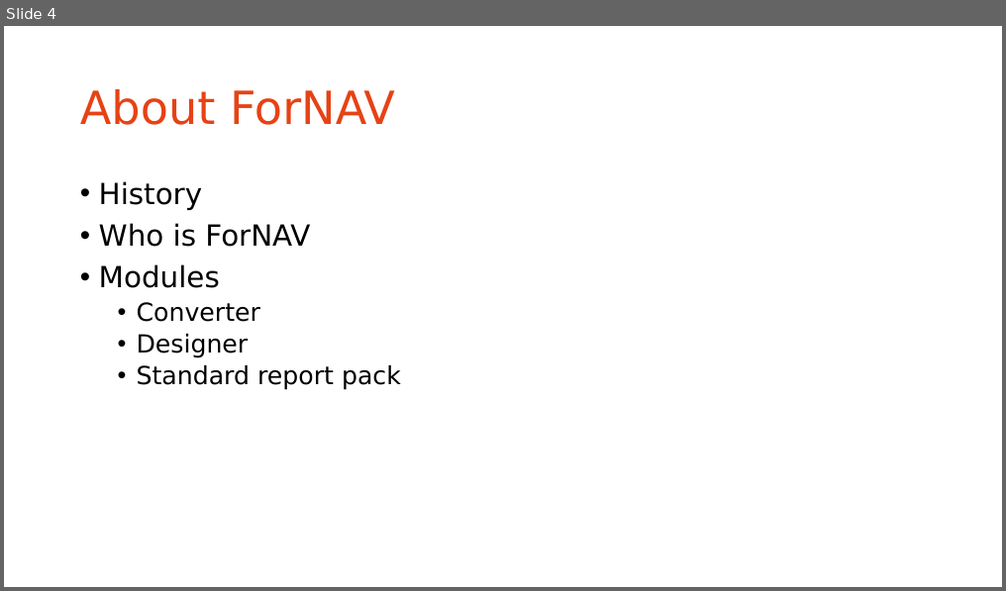
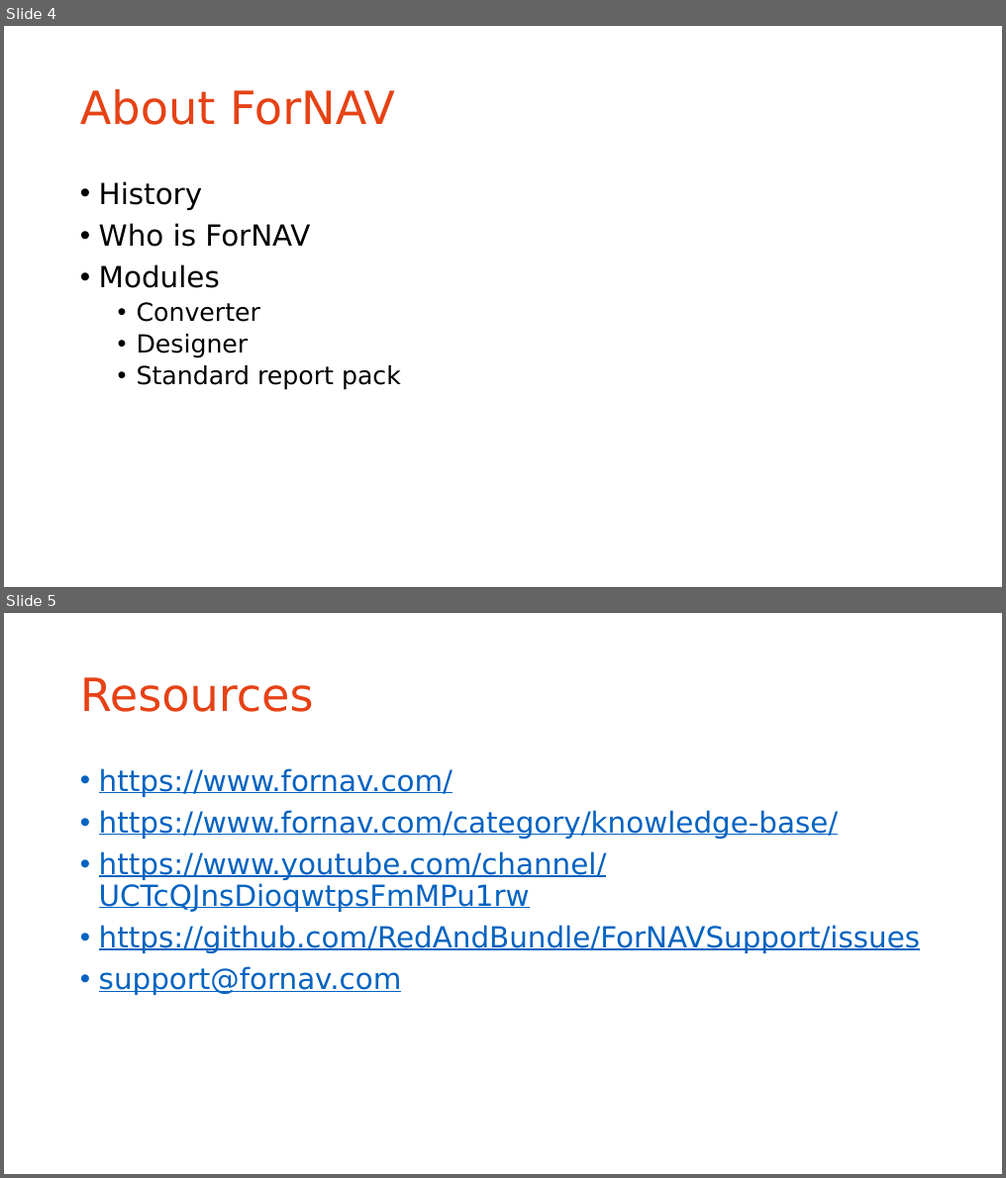
Before and after one commit to renebrummel/ForNAV.TrainingModules, a slide deck: Powerpoint/Webinar.pptx. Shown one above the other, each under a label of ours: slide 4 before the commit, slides 4 and 5 after it. The pictures are 1006x591 and 1006x1178 pixels, drawn with LibreOffice and Linux fonts; fonts in the diff are those of the drawing; background and template pictures are left out. Boxes give left, top, right and bottom in pixels: in the first picture for what was removed or moved away, otherwise in the second. Text is boxed around its words. In the diff, an @@ line names an element or a change of style, - is before the commit and + after.

```diff
--- a/Powerpoint/Webinar.pptx
+++ b/Powerpoint/Webinar.pptx
@@ slide 5 added at (x1=4, y1=613, x2=1002, y2=1174), background #FFFFFF @@
@@ title added at (x1=80, y1=677, x2=314, y2=712), 44 pt, text #E64215 @@
+Resources
@@ text added at (x1=99, y1=768, x2=920, y2=995), 28 pt, text #0563C1, underline @@
+• https://www.fornav.com/
+• https://www.fornav.com/category/knowledge-base/
+• https://www.youtube.com/channel/UCTcQJnsDioqwtpsFmMPu1rw
+• https://github.com/RedAndBundle/ForNAVSupport/issues
+• support@fornav.com
```
Also in this commit, not shown: 16 other slides added, 1 slide removed, 2 other files.
